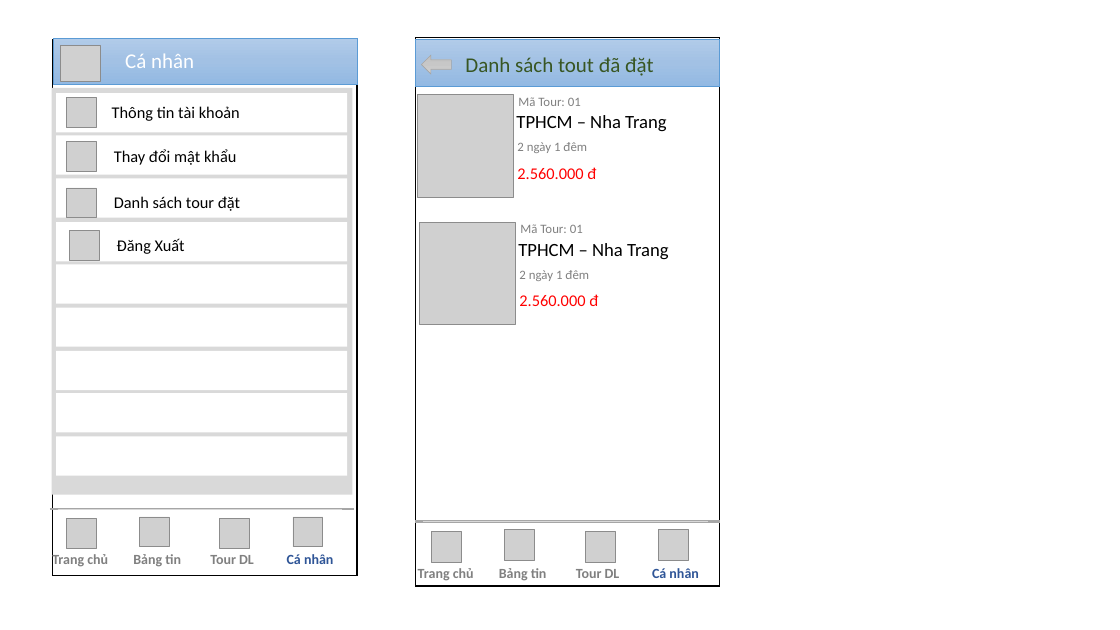
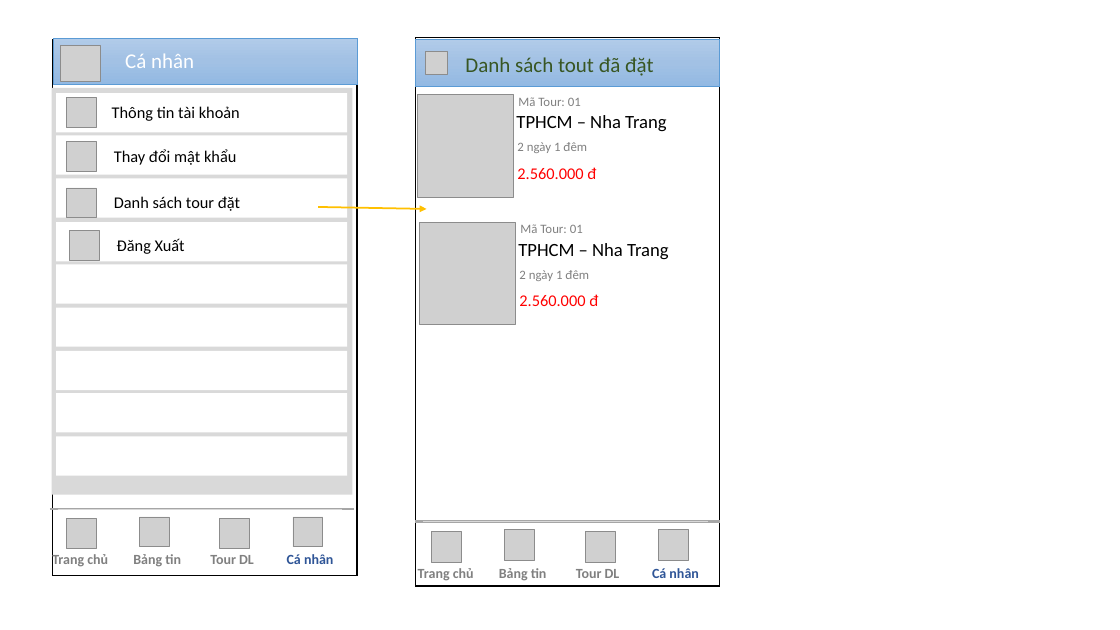
Before and after one commit to conghoangv624/Chuy-n-dd-nh-m-6, a slide deck: slide 12 of Document/CD1-Nhom6-Full.pptx. Drawn at 1120x630 pixels with LibreOffice and Linux fonts; fonts in the diff are those of the drawing; grey boxes stand for pictures. Boxes give left, top, right and bottom in pixels: in the first picture for what was removed or moved away, otherwise in the second. Text is boxed around its words. In the diff, an @@ line names an element or a change of style, - is before the commit and + after.

```diff
--- a/Document/CD1-Nhom6-Full.pptx
+++ b/Document/CD1-Nhom6-Full.pptx
@@ right arrow removed at (x1=422, y1=55, x2=452, y2=74) @@
@@ picture added at (x1=426, y1=52, x2=449, y2=75) @@
@@ arrow added from (318, 207) to (427, 209), #FFC000 1.5 pt @@
```
Also in this commit, not shown: 15 other slides changed, 4 slides added, 3 slides removed.
